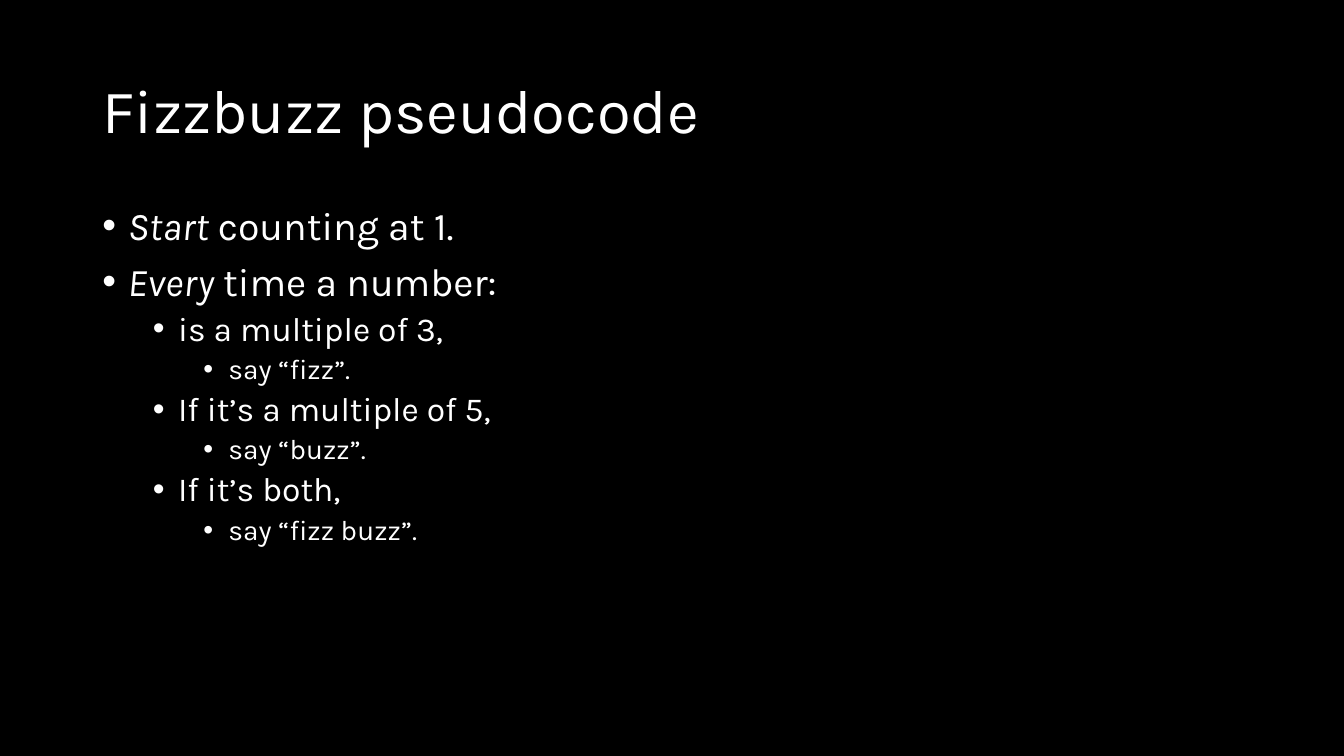
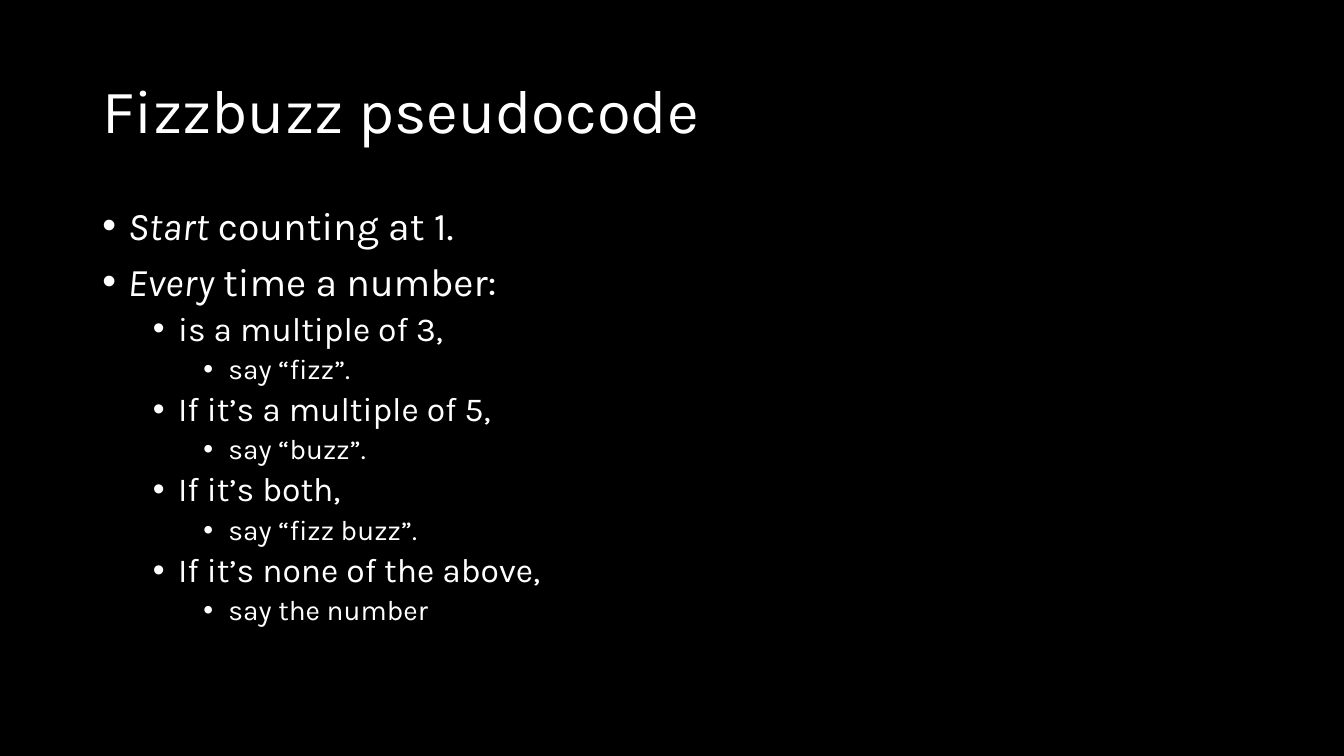
Before and after one commit to crhallberg/IMM120, a slide deck: slide 14 of Presentations/Class 04 – Sept 25.pptx. Drawn at 1344x756 pixels with LibreOffice and Linux fonts; fonts in the diff are those of the drawing. Boxes give left, top, right and bottom in pixels: in the first picture for what was removed or moved away, otherwise in the second. Text is boxed around its words. In the diff, an @@ line names an element or a change of style, - is before the commit and + after.

```diff
--- a/Presentations/Class 04 – Sept 25.pptx
+++ b/Presentations/Class 04 – Sept 25.pptx
@@ text at <box>178,559,540,627</box>: paragraphs added @@
+  • If it’s none of the above,
+    • say the number
```
Also in this commit, not shown: 7 other slides changed, 16 slides added, 1 slide removed.
